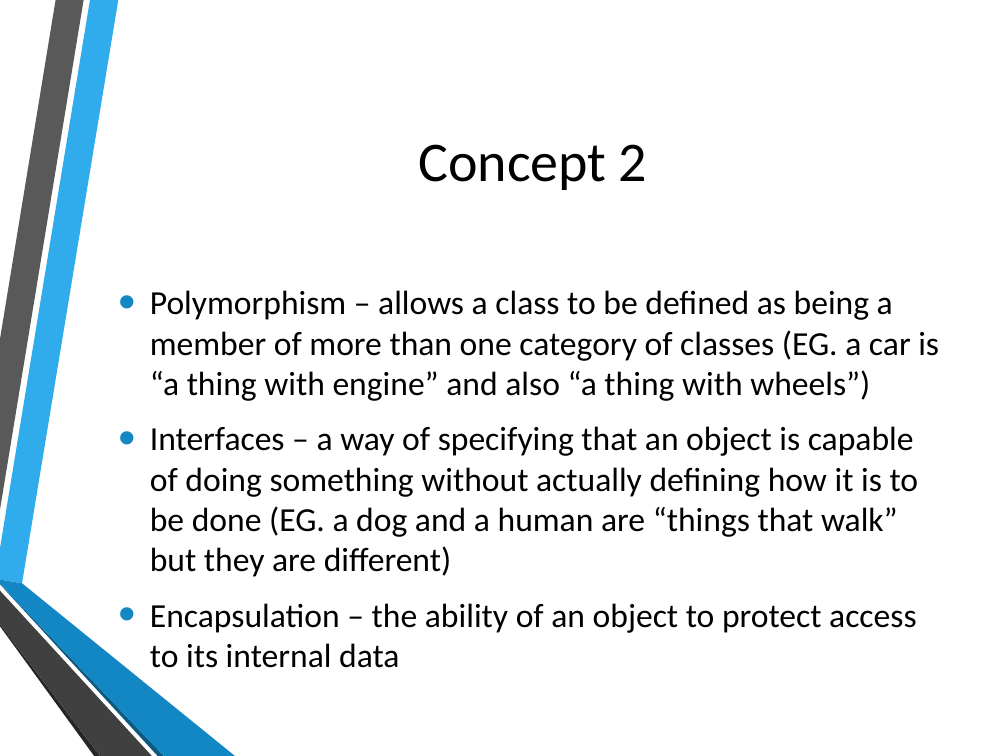
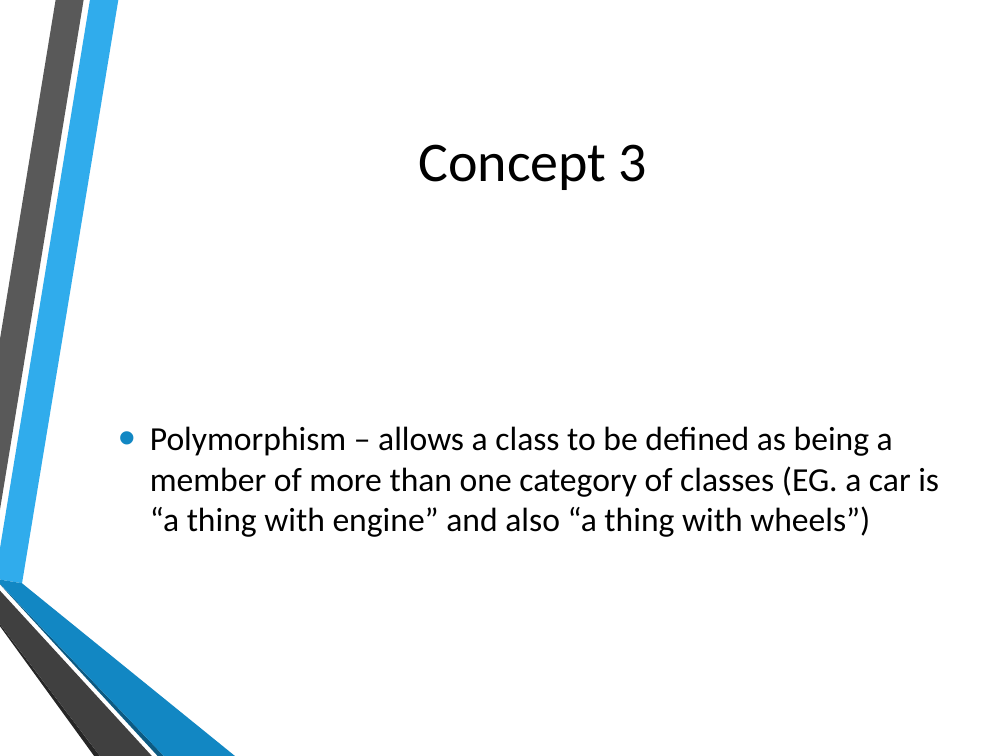
Before and after one commit to hatted/fevaworks-php, a slide deck: slide 31 of php-fw7/lesson7a-tv.pptx (slide 28 before the commit). Drawn at 1008x756 pixels with LibreOffice and Linux fonts; fonts in the diff are those of the drawing; background and template pictures are left out. Boxes give left, top, right and bottom in pixels: in the first picture for what was removed or moved away, otherwise in the second. Text is boxed around its words. In the diff, an @@ line names an element or a change of style, - is before the commit and + after.

```diff
--- a/php-fw7/lesson7a-tv.pptx
+++ b/php-fw7/lesson7a-tv.pptx
@@ title at (x1=418, y1=144, x2=647, y2=190): text changed @@
-Concept 2
+Concept 3
@@ text at (x1=150, y1=426, x2=919, y2=668): paragraphs removed @@
-• Interfaces – a way of specifying that an object is capable of doing something without actually defining how it is to be done (EG. a dog and a human are “things that walk” but they are different)
-• Encapsulation – the ability of an object to protect access to its internal data
```
Also in this commit, not shown: 1 other slide changed, 3 slides added, 18 other files.
